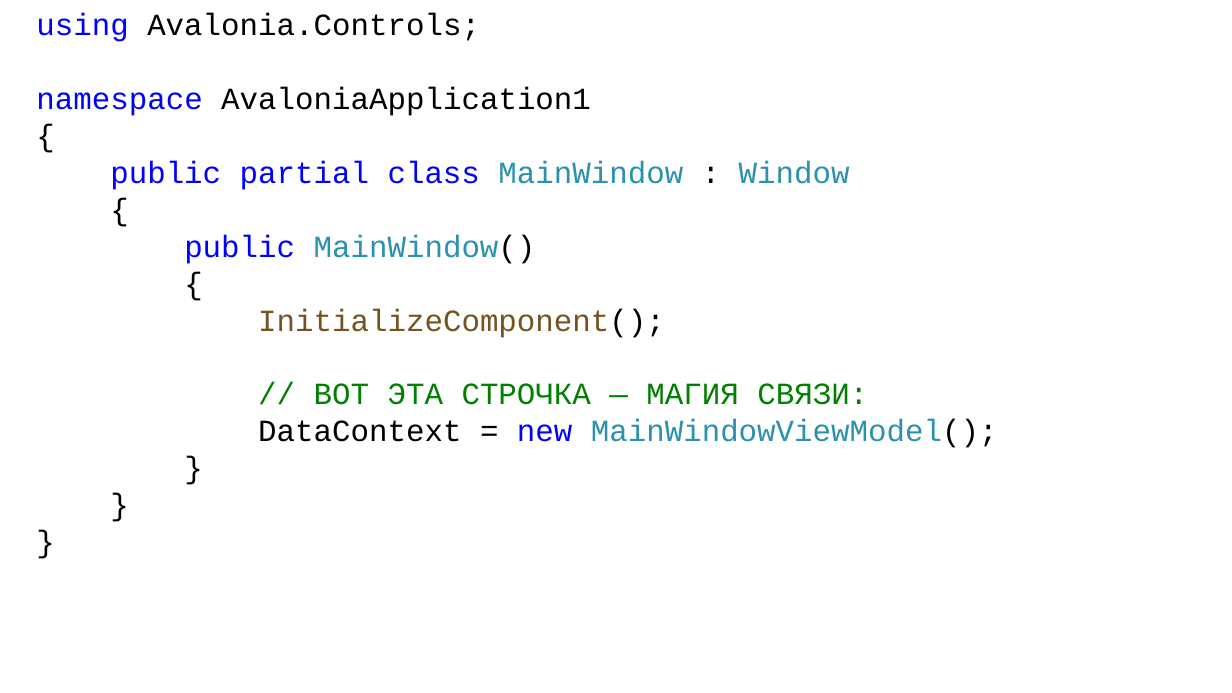
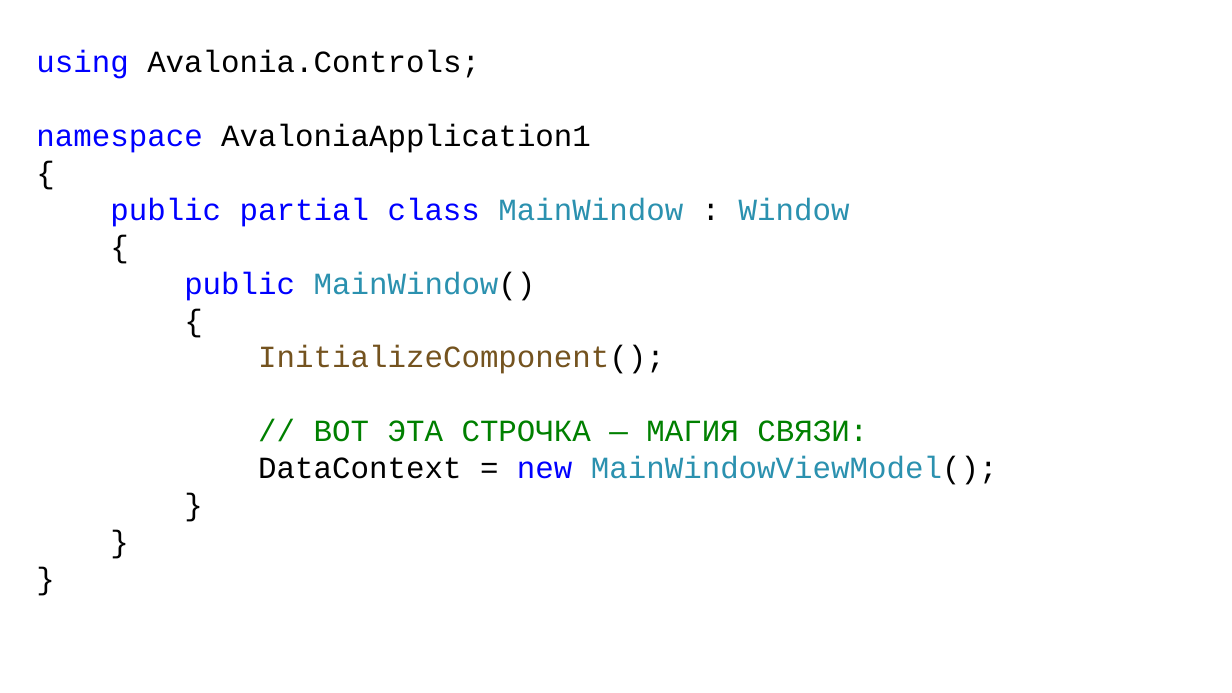
Before and after one commit to DaniilKlyukin/OOP-6, a slide deck: slide 24 of Лекции/ООП 2 лек 2.pptx. Drawn at 1232x693 pixels with LibreOffice and Linux fonts; fonts in the diff are those of the drawing. Boxes give left, top, right and bottom in pixels: in the first picture for what was removed or moved away, otherwise in the second. Text is boxed around its words. In the diff, an @@ line names an element or a change of style, - is before the commit and + after.

```diff
--- a/Лекции/ООП 2 лек 2.pptx
+++ b/Лекции/ООП 2 лек 2.pptx
@@ text "using Avalonia.Controls;": place and size @@
-text "using Avalonia.Controls;" at [36, 13, 998, 448]
+text "using Avalonia.Controls;" at [36, 50, 998, 485]
```
Also in this commit, not shown: 1 other slide changed.
